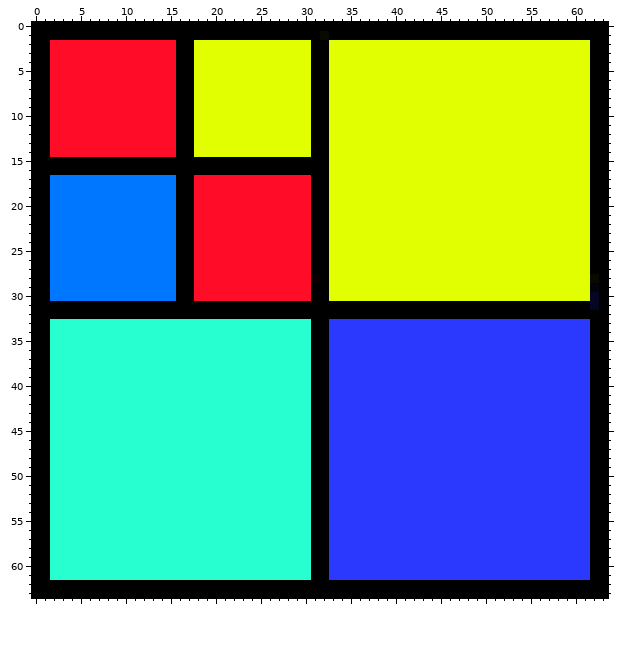
Pixel-art sprite, stored at bin/spritesheet/spritesheet.png. The first picture shows the starting point.
The file is 64x64 pixels.
The same view after the edit:
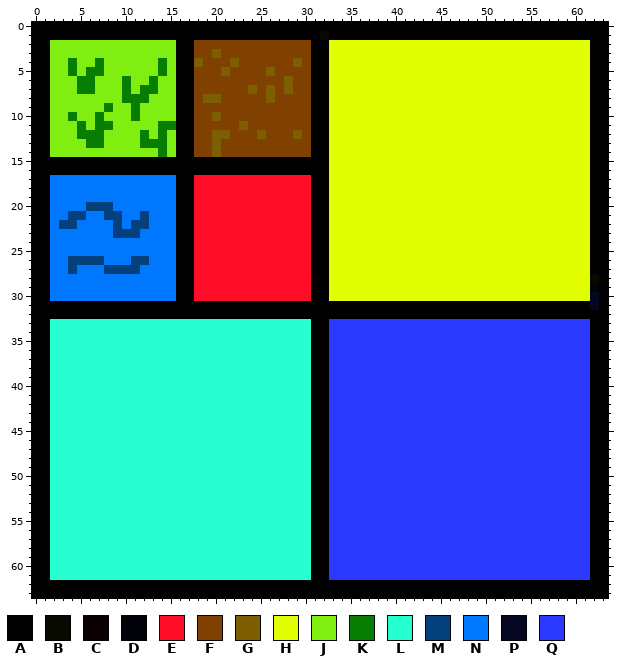
Palette (. is transparent): A #000000  B #080a00  C #0a0001  D #01020a  E #ff0c29  F #804000  G #7d5f02  H #e1ff00  J #80ee11  K #077e01  L #28ffd0  M #04407b  N #0077ff  P #050722  Q #2b39ff
Edits made:
y 2: x 2..15 EEEEEEEEEEEEEE -> JJJJJJJJJJJJJJ; x 18..30 HHHHHHHHHHHHH -> FFFFFFFFFFFFF
y 3: x 2..15 EEEEEEEEEEEEEE -> JJJJJJJJJJJJJJ; x 18..30 HHHHHHHHHHHHH -> FFGFFFFFFFFFF
y 4: x 2..15 EEEEEEEEEEEEEE -> JJKJJKJJJJJJKJ; x 18..30 HHHHHHHHHHHHH -> GFFFGFFFFFFGF
y 5: x 2..15 EEEEEEEEEEEEEE -> JJKJKKJJJJJJKJ; x 18..30 HHHHHHHHHHHHH -> FFFGFFFFGFFFF
y 6: x 2..15 EEEEEEEEEEEEEE -> JJJKKJJJKJJKJJ; x 18..30 HHHHHHHHHHHHH -> FFFFFFFFFFGFF
y 7: x 2..15 EEEEEEEEEEEEEE -> JJJKKJJJKJKKJJ; x 18..30 HHHHHHHHHHHHH -> FFFFFFGFGFGFF
y 8: x 2..15 EEEEEEEEEEEEEE -> JJJJJJJJKKKJJJ; x 18..30 HHHHHHHHHHHHH -> FGGFFFFFGFFFF
y 9: x 2..15 EEEEEEEEEEEEEE -> JJJJJJKJJKJJJJ; x 18..30 HHHHHHHHHHHHH -> FFFFFFFFFFFFF
y 10: x 2..15 EEEEEEEEEEEEEE -> JJKJJKJJJKJJJJ; x 18..30 HHHHHHHHHHHHH -> FFGFFFFFFFFFF
y 11: x 2..15 EEEEEEEEEEEEEE -> JJJKJKKJJJJJKK; x 18..30 HHHHHHHHHHHHH -> FFFFFGFFFFFFF
y 12: x 2..15 EEEEEEEEEEEEEE -> JJJKKKJJJJKJKJ; x 18..30 HHHHHHHHHHHHH -> FFGGFFFGFFFGF
y 13: x 2..15 EEEEEEEEEEEEEE -> JJJJKKJJJJKKKJ; x 18..30 HHHHHHHHHHHHH -> FFGFFFFFFFFFF
y 14: x 2..15 EEEEEEEEEEEEEE -> JJJJJJJJJJJJKJ; x 18..30 HHHHHHHHHHHHH -> FFGFFFFFFFFFF
y 20: x 6..8 NNN -> MMM
y 21: x 4..5 NN -> MM; x 8..9 NN -> MM; x 12 N -> M
y 22: x 3..4 NN -> MM; x 9 N -> M; x 11..12 NN -> MM
y 23: x 9..11 NNN -> MMM
y 26: x 4..7 NNNN -> MMMM; x 11..12 NN -> MM
y 27: x 4 N -> M; x 8..11 NNNN -> MMMM
